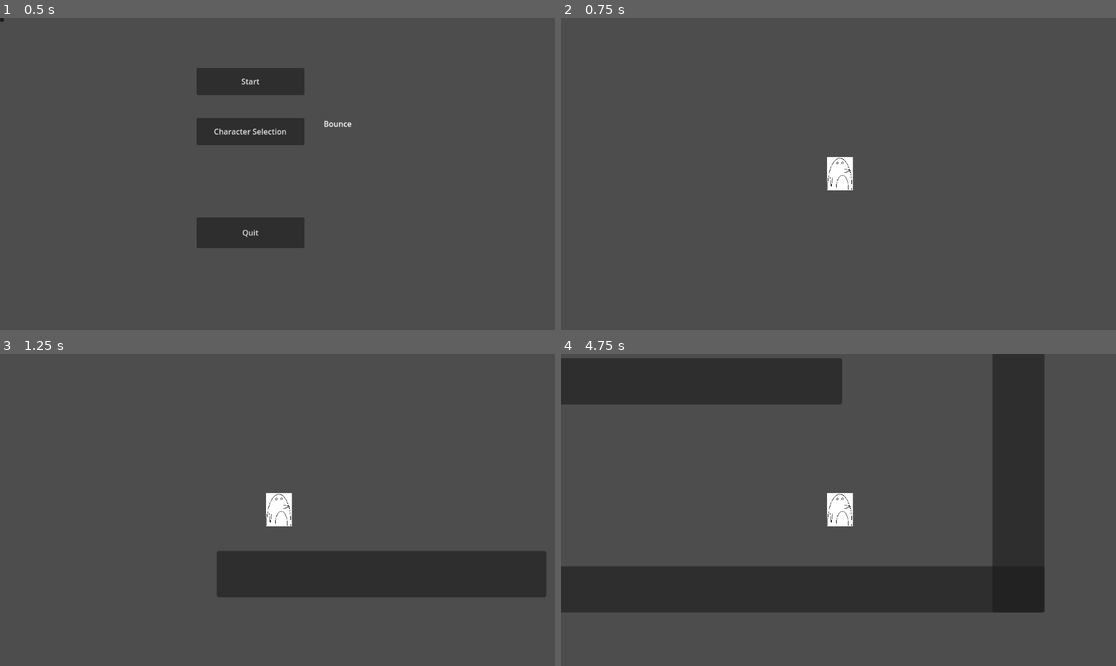
Above: before the commit, frames 1-4 (two rows, left to right).
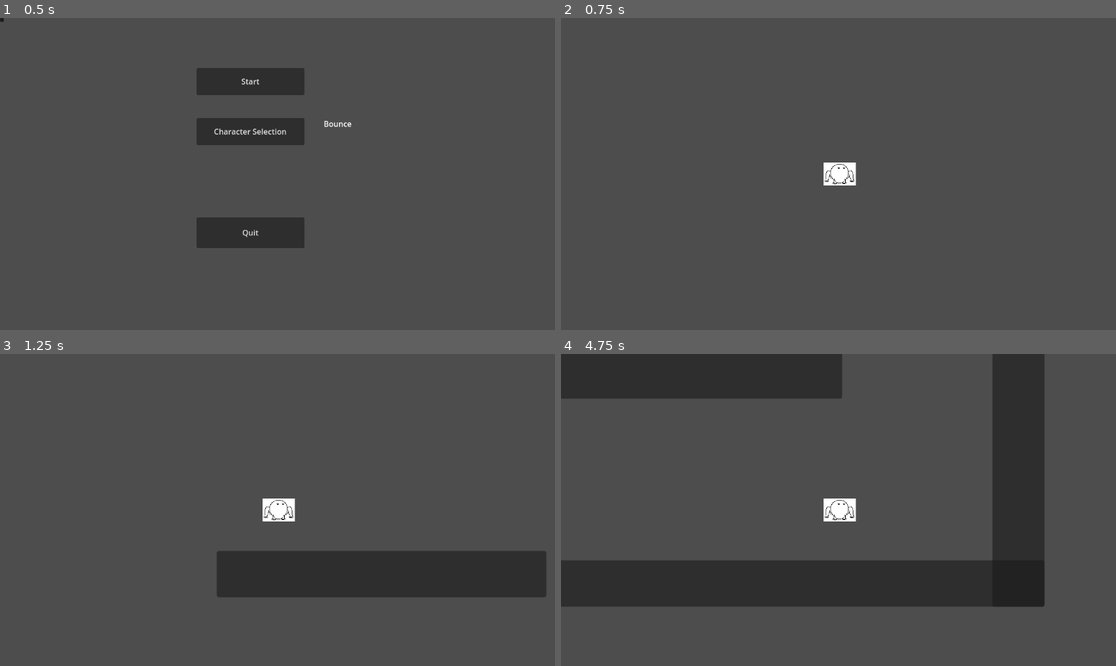
Above: after the commit, the same moments.

Repository: KeepSmyle/game-two
Game: Godot game, scene res://main_menu.tscn
Two runs of this game, one before a commit and one after it. Both use one fixed random seed, a clock stepped at 60 frames per second and the inputs below.
Inputs:
- Up to frame 1 (0.5 s): no input
- Up to frame 2 (0.75 s): click "Start" at 0.5 s
- Up to frame 3 (1.25 s): no input
- Up to frame 4 (4.75 s): hold Ctrl (peng_action) 1.28-2.03 s; hold D (peng_moveRight) 1.28-2.78 s; tap Space (peng_jump) at 1.52, 2.27, 3.77, 4.52 s; tap S (peng_lookDown) at 2.1 s; hold A (peng_moveLeft) 2.78-3.53 s; tap Up (peng_lookUp) at 2.85 s; hold D (peng_moveRight) from 3.53 s (still down); tap Shift (peng_sprint) at 3.6 s; hold Ctrl (peng_action) from 4.28 s (still down)

Frame 1 is identical in both runs. In frame 2, 0.3% of the frame differs, in the area x 47-54%, y 44-56%; in frame 3, 0.3%; in frame 4, 4.7%, in the area x 0-88%, y 0-83%.

Commit message:
added new character sprites

Diff:
--- a/Game Two/Player/player_bounce.tscn
+++ b/Game Two/Player/player_bounce.tscn
@@ -1,13 +1,13 @@
 [gd_scene load_steps=5 format=3 uid="uid://cvdgydkbs8gel"]
 
 [ext_resource type="Script" path="res://Player/player_bounce.gd" id="1_ajtll"]
-[ext_resource type="Texture2D" uid="uid://mju4qm28u6s6" path="res://images/Peng.jpg" id="2_q7ahq"]
+[ext_resource type="Texture2D" uid="uid://cf7dfriccwgqw" path="res://images/Frog.jpg" id="2_06dla"]
 
 [sub_resource type="SpriteFrames" id="SpriteFrames_8yvwy"]
 animations = [{
 "frames": [{
 "duration": 1.0,
-"texture": ExtResource("2_q7ahq")
+"texture": ExtResource("2_06dla")
 }],
 "loop": true,
 "name": &"default",
@@ -16,14 +16,14 @@
 
 [sub_resource type="CapsuleShape2D" id="CapsuleShape2D_avnjn"]
 radius = 16.0
-height = 48.0
+height = 32.0
 
 [node name="player_bounce" type="CharacterBody2D"]
 script = ExtResource("1_ajtll")
 
 [node name="AnimatedSprite2D" type="AnimatedSprite2D" parent="."]
-position = Vector2(1.875, 1.52588e-05)
-scale = Vector2(0.124564, 0.121053)
+position = Vector2(1.66446, 1.66893e-06)
+scale = Vector2(0.123401, 0.100946)
 sprite_frames = SubResource("SpriteFrames_8yvwy")
 
 [node name="Camera2D" type="Camera2D" parent="."]
--- a/Game Two/Player/player_hook.tscn
+++ b/Game Two/Player/player_hook.tscn
@@ -1,13 +1,13 @@
 [gd_scene load_steps=5 format=3 uid="uid://b2w7aslcvg0dq"]
 
 [ext_resource type="Script" path="res://Player/Player_hook.gd" id="1_rkhjm"]
-[ext_resource type="Texture2D" uid="uid://mju4qm28u6s6" path="res://images/Peng.jpg" id="2_cqko3"]
+[ext_resource type="Texture2D" uid="uid://cb78j78ut0s6n" path="res://images/Spider.jpg" id="2_xl57v"]
 
 [sub_resource type="SpriteFrames" id="SpriteFrames_ynl43"]
 animations = [{
 "frames": [{
 "duration": 1.0,
-"texture": ExtResource("2_cqko3")
+"texture": ExtResource("2_xl57v")
 }],
 "loop": true,
 "name": &"default",
@@ -16,14 +16,14 @@
 
 [sub_resource type="CapsuleShape2D" id="CapsuleShape2D_s5xfv"]
 radius = 16.0
-height = 48.0
+height = 32.0
 
 [node name="Player_hook" type="CharacterBody2D"]
 script = ExtResource("1_rkhjm")
 
 [node name="AnimatedSprite2D" type="AnimatedSprite2D" parent="."]
-position = Vector2(1.875, 1.52588e-05)
-scale = Vector2(0.124564, 0.121053)
+position = Vector2(0, -1.83555)
+scale = Vector2(0.0995851, 0.109757)
 sprite_frames = SubResource("SpriteFrames_ynl43")
 
 [node name="Camera2D" type="Camera2D" parent="."]
--- a/Game Two/main_menu.gd
+++ b/Game Two/main_menu.gd
@@ -1,11 +1,11 @@
 extends Node2D
 
 var character = "Bounce_Guy"
+var label
 
 func _ready():
-	var label = find_child("Selected Character")
-	if label:
-		label.set_text(character.erase(character.length() - 4, 4))
+	label = find_child("Selected Character")
+	_print_current_char()
 
 
 func _on_quit_pressed():
@@ -18,3 +18,8 @@
 
 func _on_character_selection_pressed():
 	get_tree().change_scene_to_file("res://character_selection.tscn")
+
+#not working
+func _print_current_char():
+	if label:
+		label.set_text(character.erase(character.length() - 4, 4))
Binary file added: Game Two/images/Frog.jpg
Not shown, added: Game Two/images/Frog.jpg.import
Binary file added: Game Two/images/Spider.jpg
Not shown, added: Game Two/images/Spider.jpg.import
